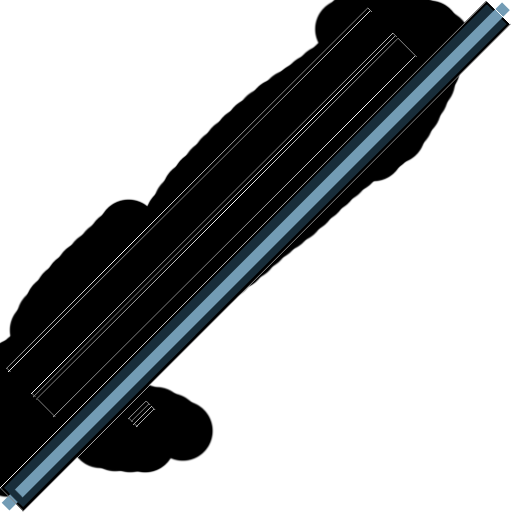
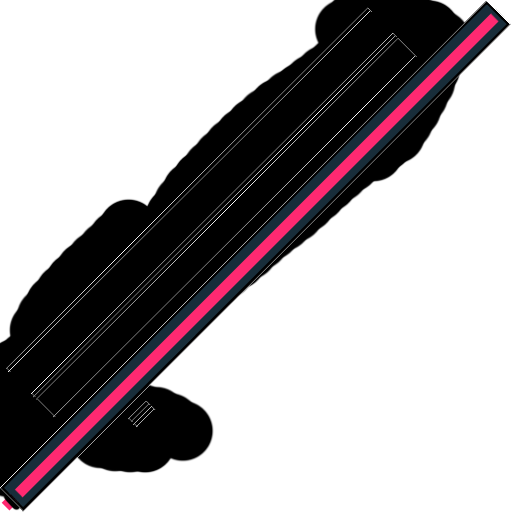
Revision of a layered 512 x 512 image; what changed, layer by layer:
painted on "Layer 5" over <box>2,8,505,511</box>
painted on "Shape 1" over <box>1,2,510,511</box>
